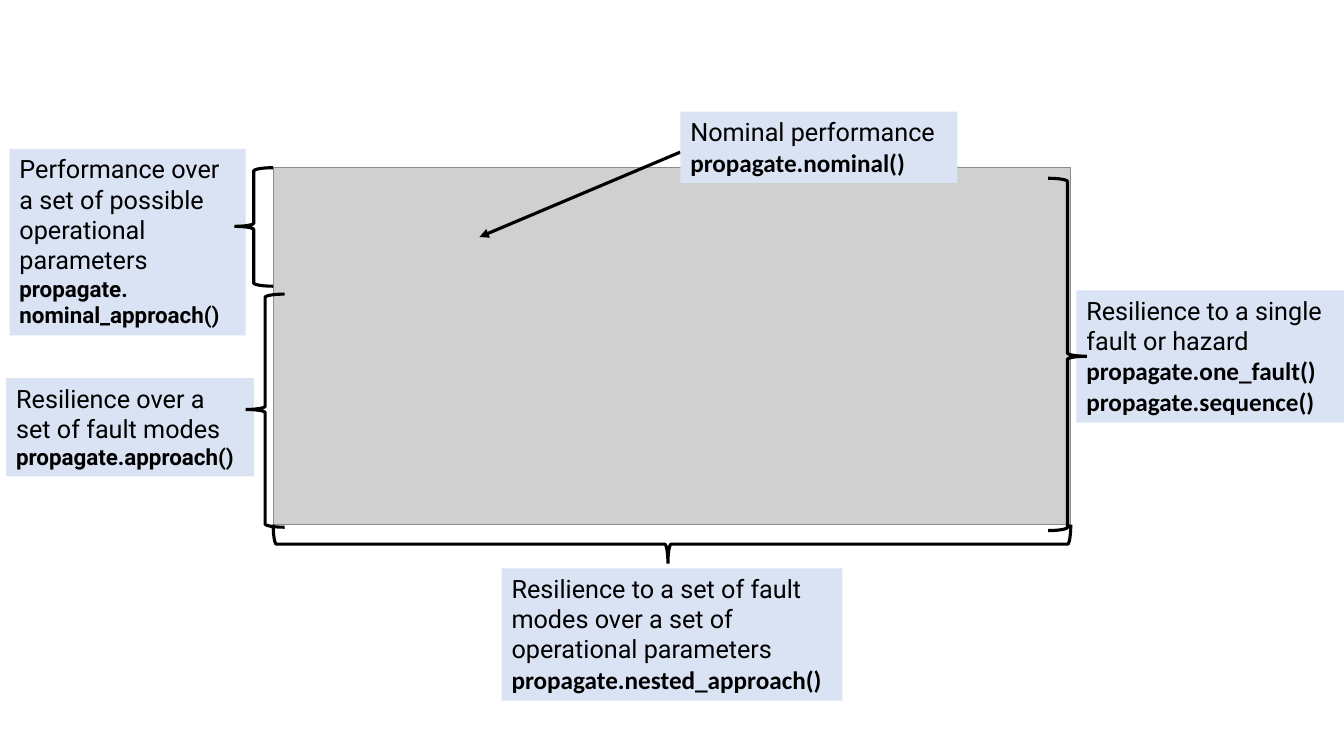
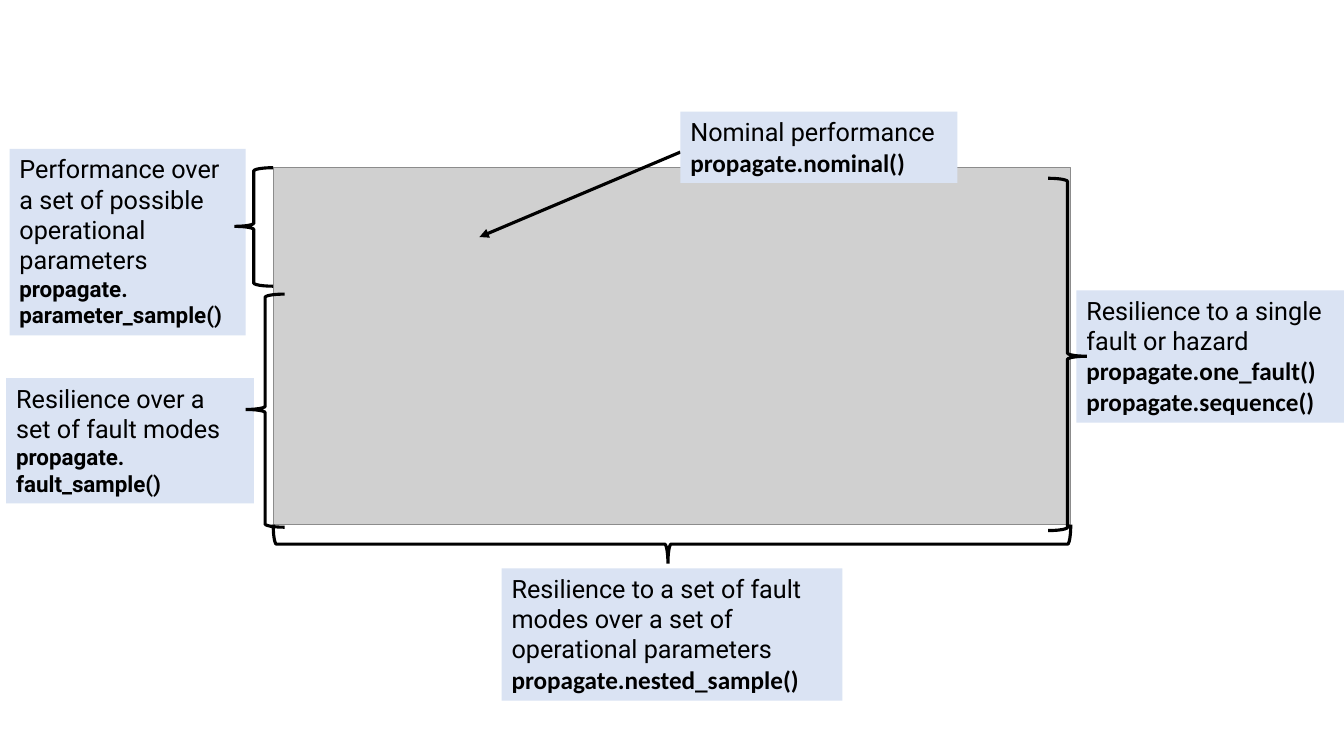
Before and after one commit to nasa/fmdtools, a slide deck: slide 10 of docs/figures/powerpoint_figures.pptx. Drawn at 1344x756 pixels with LibreOffice and Linux fonts; fonts in the diff are those of the drawing; grey boxes stand for pictures. Boxes give left, top, right and bottom in pixels: in the first picture for what was removed or moved away, otherwise in the second. Text is boxed around its words. In the diff, an @@ line names an element or a change of style, - is before the commit and + after.

```diff
--- a/docs/figures/powerpoint_figures.pptx
+++ b/docs/figures/powerpoint_figures.pptx
@@ text in rectangle at (x1=19, y1=305, x2=222, y2=328): text changed @@
-nominal_approach()
+parameter_sample()
@@ rectangle "Resilience over a set of ..." resized from (x1=6, y1=378, x2=254, y2=477) to (x1=6, y1=378, x2=254, y2=504) @@
@@ text in rectangle at (x1=16, y1=450, x2=161, y2=497): text changed @@
-propagate.approach()
+propagate.
+fault_sample()
@@ text in rectangle at (x1=512, y1=670, x2=799, y2=694): text changed @@
-propagate.nested_approach()
+propagate.nested_sample()
```
Also in this commit, not shown: 4 other slides changed, 57 other files.
